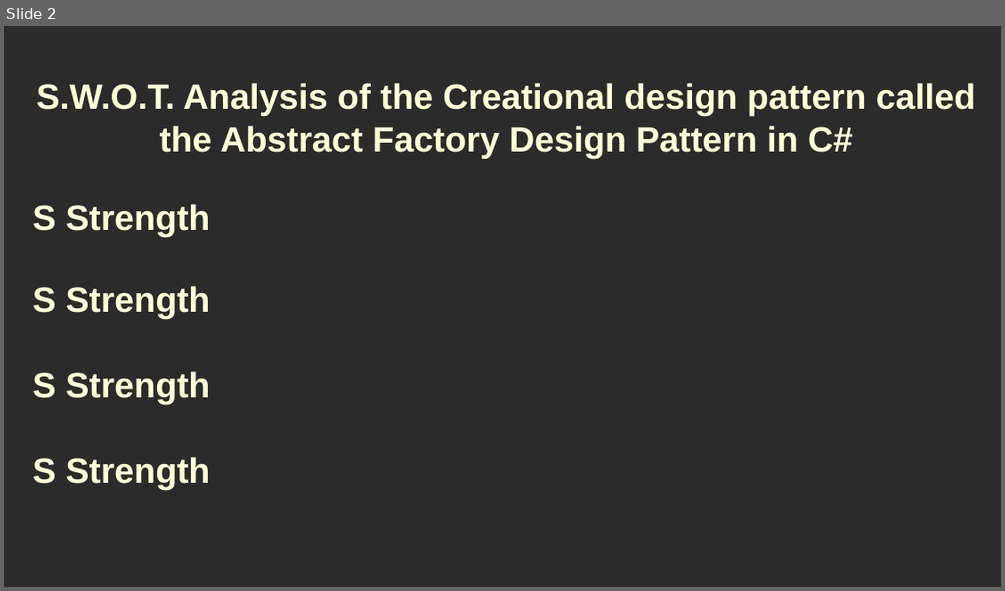
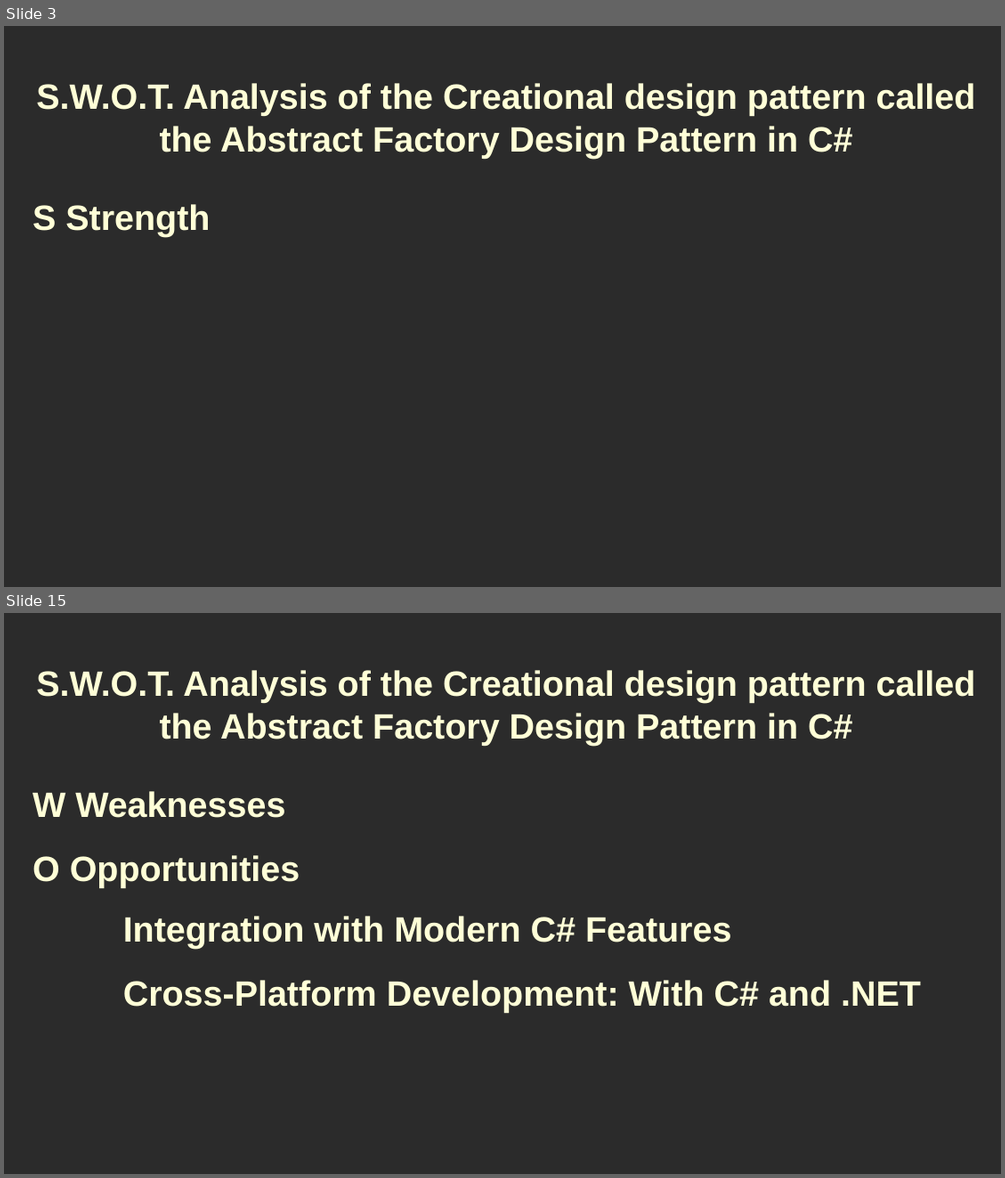
Before and after one commit to RayAndrade/CSharpStudy, a slide deck: Creational/AbstractFactory/swot/swot.odp. Shown one above the other, each under a label of ours: slide 2 before the commit, slides 3 and 15 after it; the slides between them are not shown. The pictures are 1005x591 and 1005x1178 pixels, drawn with LibreOffice and Linux fonts; fonts in the diff are those of the drawing; background and template pictures are left out; a plain dark background stands for a picture behind light text. Boxes give left, top, right and bottom in pixels: in the first picture for what was removed or moved away, otherwise in the second. Text is boxed around its words. In the diff, an @@ line names an element or a change of style, - is before the commit and + after.

```diff
--- a/Creational/AbstractFactory/swot/swot.odp
+++ b/Creational/AbstractFactory/swot/swot.odp
@@ slide 15 added at <box>4,613,1001,1174</box>, background picture (left out) @@
@@ title added at <box>36,670,976,745</box>, 28 pt, text #FFFFD7, bold @@
+S.W.O.T. Analysis of the Creational design pattern called the Abstract Factory Design Pattern in C#
@@ title added at <box>32,791,285,818</box>, 28 pt, text #FFFFD7, bold @@
+W Weaknesses
@@ title added at <box>32,855,300,888</box>, 28 pt, text #FFFFD7, bold @@
+O Opportunities
@@ title added at <box>123,916,732,949</box>, 28 pt, text #FFFFD7, bold @@
+Integration with Modern C# Features
@@ title added at <box>123,980,921,1013</box>, 28 pt, text #FFFFD7, bold @@
+Cross-Platform Development: With C# and .NET
@@ what was slide 2 is now slide 3 @@
@@ slide 3 changed as well @@
@@ title removed at <box>32,286,210,319</box> @@
-S Strength
@@ title removed at <box>32,371,210,404</box> @@
-S Strength
@@ title removed at <box>32,457,210,490</box> @@
-S Strength
```
Also in this commit, not shown: 19 other slides added, 9 other files.
